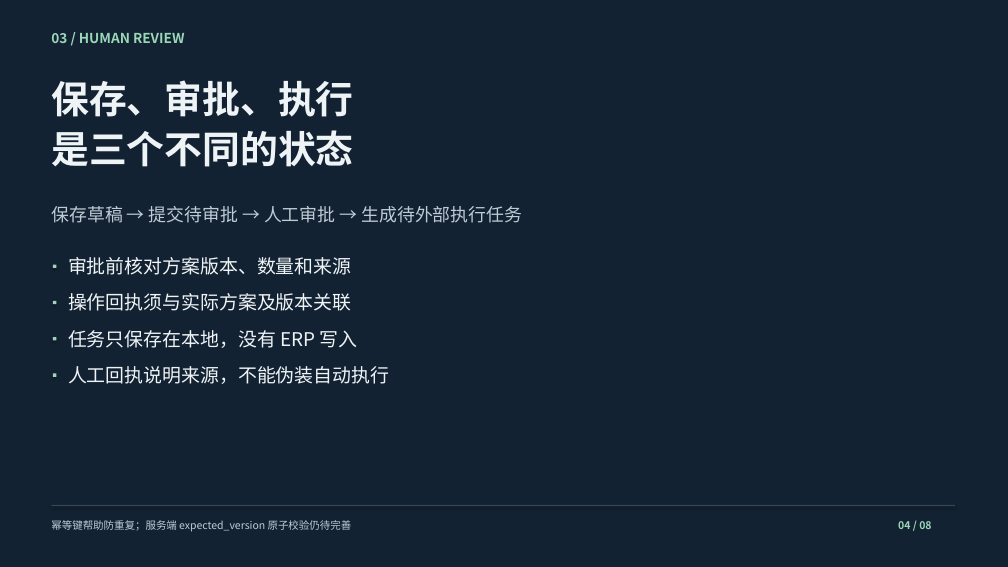
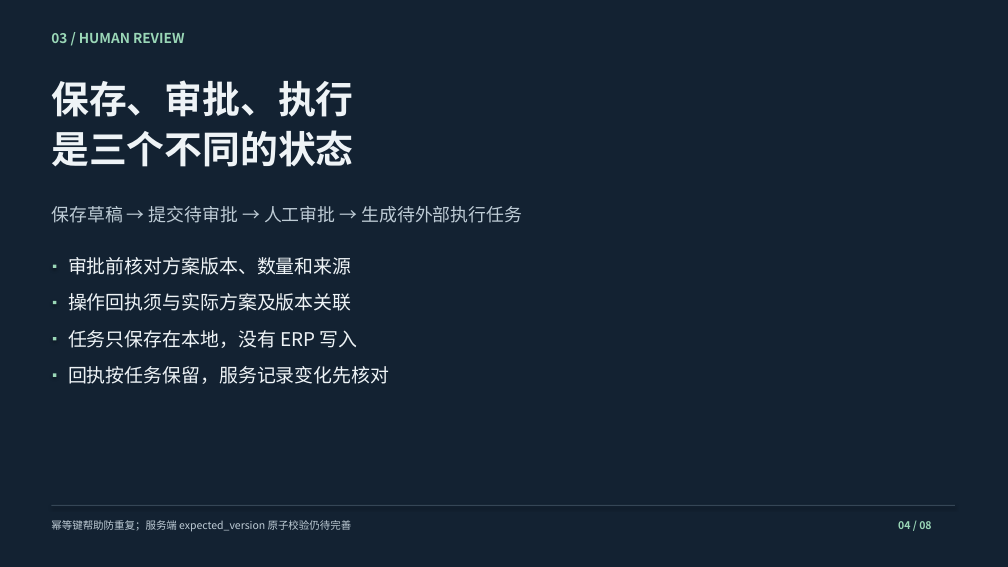
Before and after one commit to lyu054553-sketch/xihhhhh, a slide deck: slide 4 of docs/DEMO_SLIDES.pptx. Drawn at 1008x567 pixels with LibreOffice and Linux fonts; fonts in the diff are those of the drawing. Boxes give left, top, right and bottom in pixels: in the first picture for what was removed or moved away, otherwise in the second. Text is boxed around its words. In the diff, an @@ line names an element or a change of style, - is before the commit and + after.

```diff
--- a/docs/DEMO_SLIDES.pptx
+++ b/docs/DEMO_SLIDES.pptx
@@ text at box(68, 366, 389, 384): text changed @@
-人工回执说明来源，不能伪装自动执行
+回执按任务保留，服务记录变化先核对
```
Also in this commit, not shown: 1 other slide changed, 10 other files.
